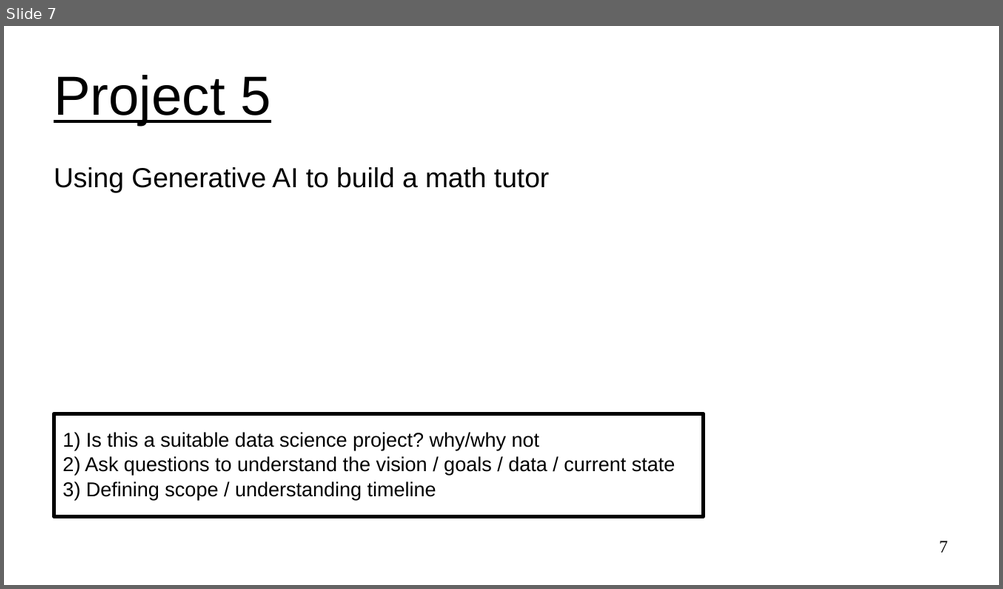
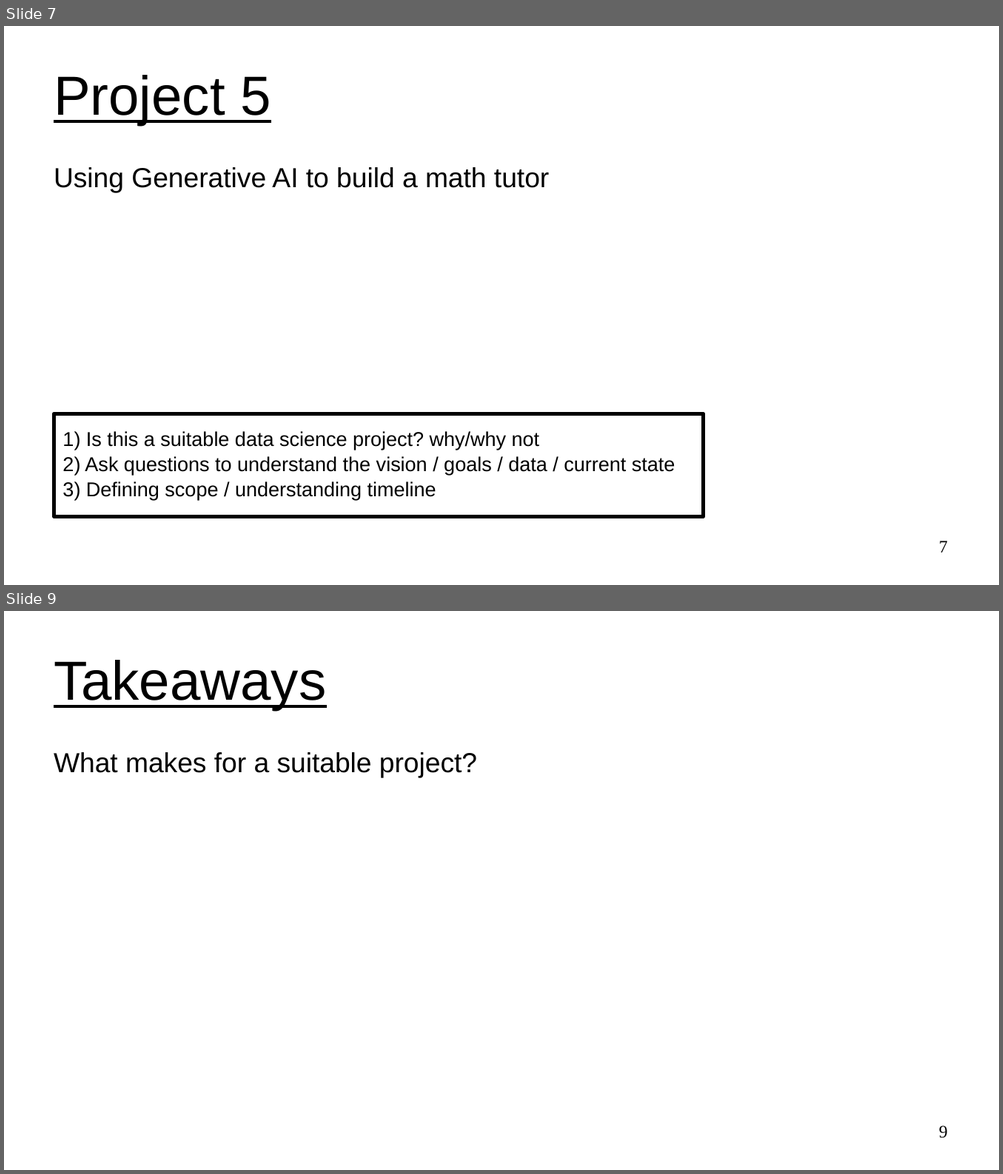
Before and after one commit to UVADS/ds6011, a slide deck: 02_project_discovery.ppt. Shown one above the other, each under a label of ours: slide 7 before the commit, slides 7 and 9 after it; the slides between them are not shown. The pictures are 1003x589 and 1003x1174 pixels, drawn with LibreOffice and Linux fonts; fonts in the diff are those of the drawing. Boxes give left, top, right and bottom in pixels: in the first picture for what was removed or moved away, otherwise in the second. Text is boxed around its words. In the diff, an @@ line names an element or a change of style, - is before the commit and + after.

Commit message:
added another project

```diff
--- a/02_project_discovery.ppt
+++ b/02_project_discovery.ppt
@@ slide 9 added at (4,611,999,1170), background #FFFFFF @@
@@ title added at (54,660,326,710), 44 pt, text #000000, underline @@
+Takeaways
@@ subtitle added at (54,752,477,778), 22 pt, text #000000 @@
+What makes for a suitable project?
@@ page number added at (939,1126,948,1139), 14 pt, text #000000 @@
+9
```
Also in this commit, not shown: 1 other slide added.
